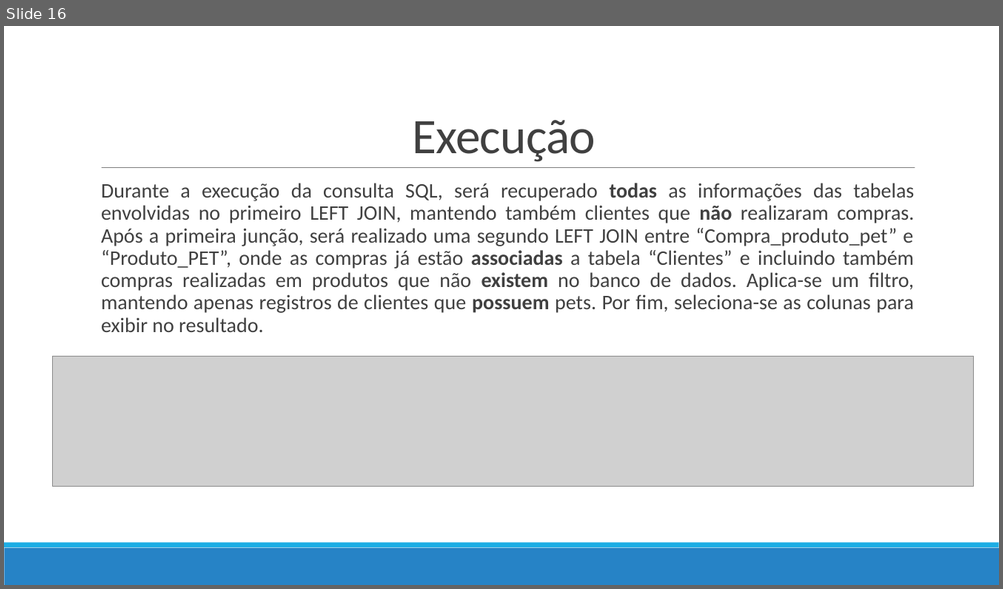
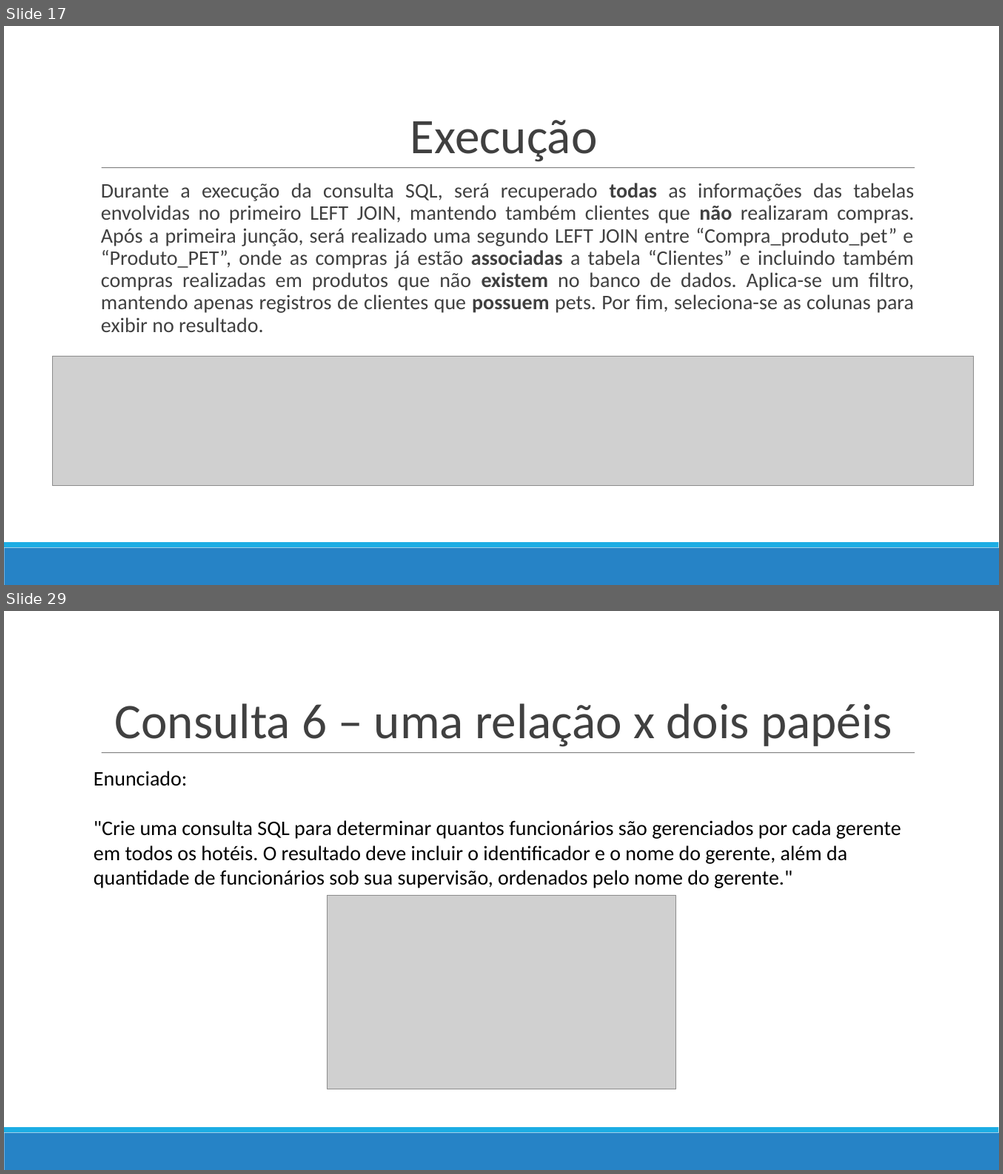
Before and after one commit to Marcos-Med/EpDB, a slide deck: docs/video 3.odp. Shown one above the other, each under a label of ours: slide 16 before the commit, slides 17 and 29 after it; the slides between them are not shown. The pictures are 1003x589 and 1003x1174 pixels, drawn with LibreOffice and Linux fonts; fonts in the diff are those of the drawing; grey boxes stand for pictures. Boxes give left, top, right and bottom in pixels: in the first picture for what was removed or moved away, otherwise in the second. Text is boxed around its words. In the diff, an @@ line names an element or a change of style, - is before the commit and + after.

Commit message:
adicionando consultas
4 - Having, 5 - quatro relações e 6 - uma relação x dois papéis

```diff
--- a/docs/video 3.odp
+++ b/docs/video 3.odp
@@ slide 29 added at (x1=4, y1=611, x2=999, y2=1170), background #FFFFFF; not listed: 3 template elements that a slide beside it also shows @@
@@ text added at (x1=115, y1=703, x2=892, y2=747), 48 pt, text #404040 @@
+Consulta 6 – uma relação x dois papéis
@@ text added at (x1=94, y1=771, x2=901, y2=889), 20 pt, text #000000 @@
+Enunciado:
+"Crie uma consulta SQL para determinar quantos funcionários são gerenciados por cada gerente em todos os hotéis. O resultado deve incluir o identificador e o nome do gerente, além da quantidade de funcionários sob sua supervisão, ordenados pelo nome do gerente."
@@ picture added at (x1=327, y1=896, x2=675, y2=1090) @@
@@ what was slide 16 is now slide 17 @@
@@ slide 17 changed as well @@
@@ text "Execução" at (x1=410, y1=120, x2=597, y2=162): letter spacing -0.5 to 0 pt @@
```
Also in this commit, not shown: 17 other slides changed, 14 other slides added, 12 slides removed.
